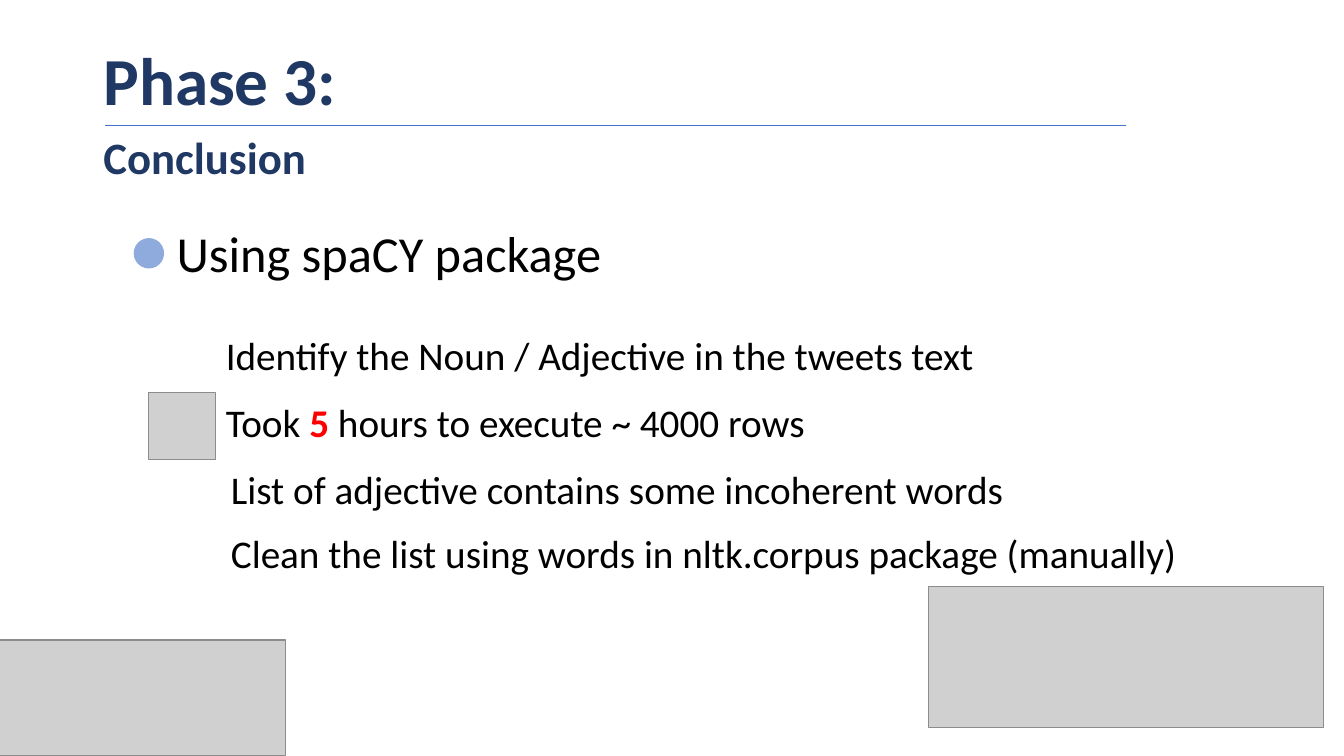
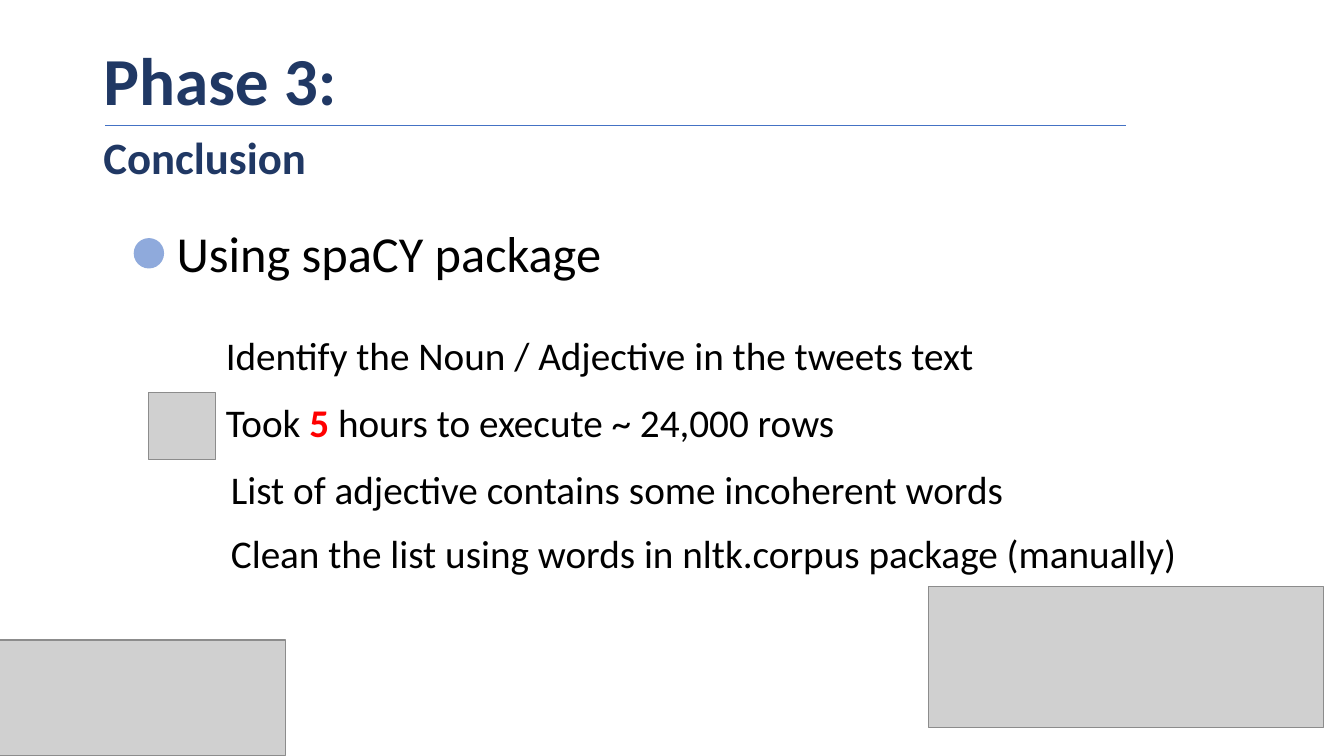
Before and after one commit to samah-balkhair/Tweets_Opinions, a slide deck: slide 21 of presentation/MIDS_SamahBalkhair_Tweets_Opinions.pptx. Drawn at 1344x756 pixels with LibreOffice and Linux fonts; fonts in the diff are those of the drawing; grey boxes stand for pictures. Boxes give left, top, right and bottom in pixels: in the first picture for what was removed or moved away, otherwise in the second. Text is boxed around its words. In the diff, an @@ line names an element or a change of style, - is before the commit and + after.

```diff
--- a/presentation/MIDS_SamahBalkhair_Tweets_Opinions.pptx
+++ b/presentation/MIDS_SamahBalkhair_Tweets_Opinions.pptx
@@ text at <box>226,409,834,442</box>: text changed @@
-Took 5 hours to execute ~ 4000 rows
+Took 5 hours to execute ~ 24,000 rows
```
Also in this commit, not shown: 1 other file.
